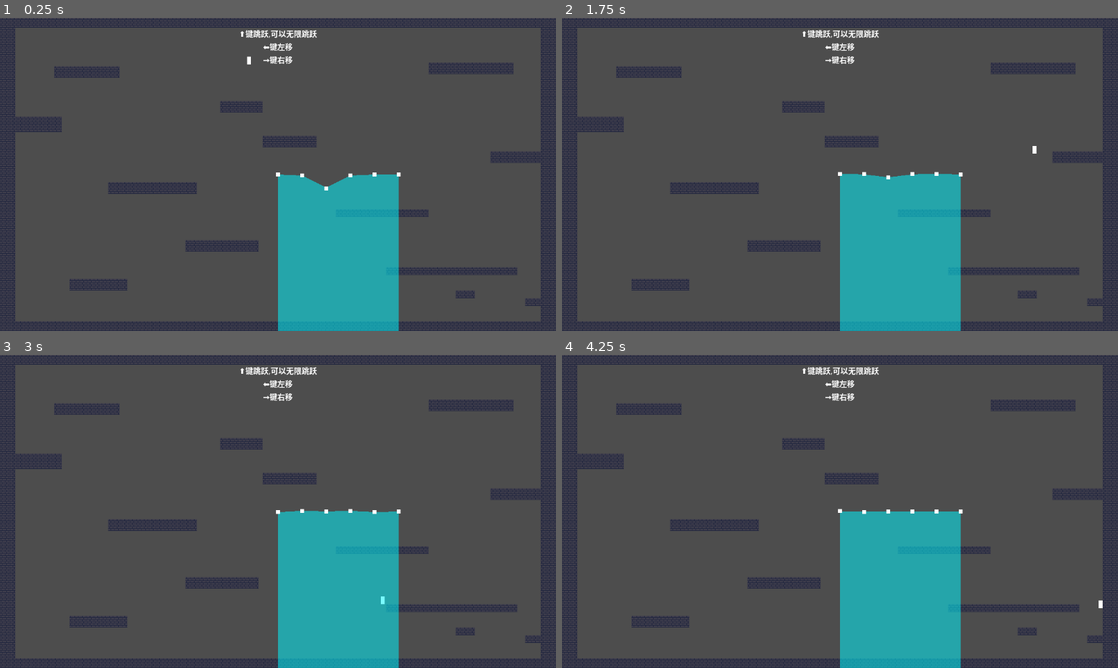
Above: before the commit, frames 1-4 (two rows, left to right).
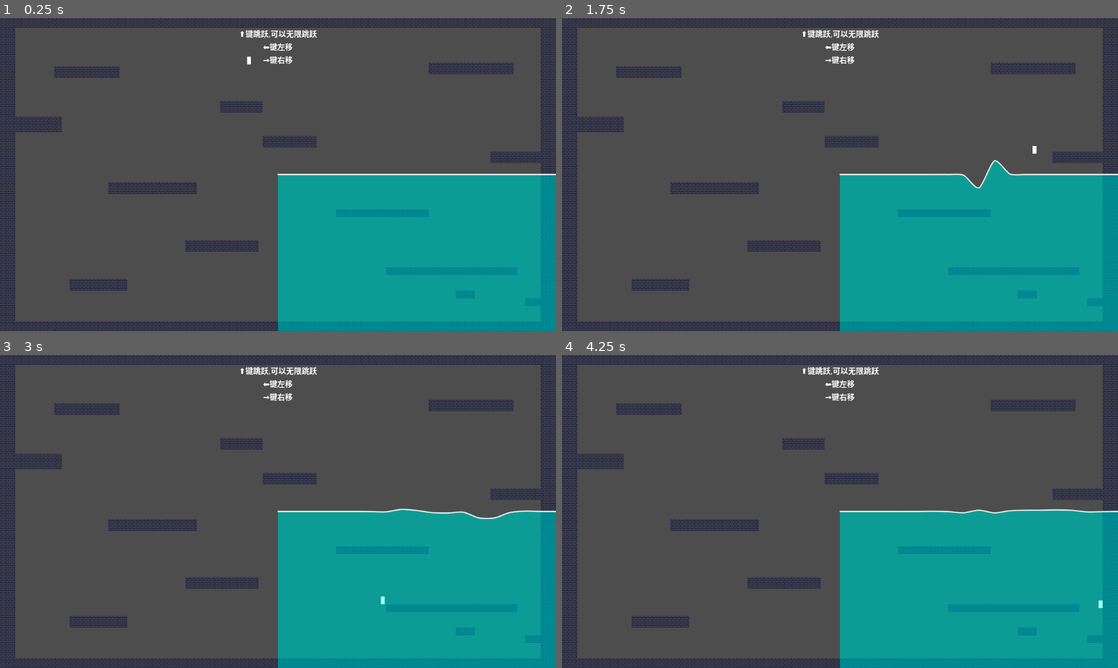
Above: after the commit, the same moments.

Repository: PrimeChuJiang/2d_platform_controler
Game: Godot game, scene res://Scenes/Map/Test/test_map.tscn
Same seed, same stepped clock (60 frames per second), same inputs: the game is played once before the commit and once after it.
Inputs:
- Up to frame 1 (0.25 s): no input
- Up to frame 2 (1.75 s): hold Right (ui_right) from 0.53 s (still down); tap Up (ui_up) at 0.77, 1.52 s
- Up to frame 3 (3 s): release Right (ui_right) at 2.03 s; hold Left (ui_left) 2.03-2.78 s; hold Right (ui_right) from 2.78 s (still down)
- Up to frame 4 (4.25 s): keep holding Right (ui_right); tap Up (ui_up) at 3.02, 3.77 s

The runs differ from the first frame. In frame 1, 15% of the frame differs, in the area x 49-100%, y 49-100%; in frame 2, 15%; in frame 3, 15%; in frame 4, 15%.

Commit message:
水体制作完成

Diff:
--- /dev/null
+++ b/Assets/Shaders/Water/water_body.gdshader
@@ -0,0 +1,24 @@
+shader_type canvas_item;
+
+uniform vec4 tint : source_color = vec4(1.0);
+uniform sampler2D SCREEN_TEXTURE : hint_screen_texture, filter_linear_mipmap;
+
+void vertex() {
+	// Called for every vertex the material is visible on.
+}
+
+void fragment() {
+	// Called for every pixel the material is visible on.
+	vec4 color = texture(SCREEN_TEXTURE, SCREEN_UV);
+
+	color = mix(color, tint, 0.4);
+	color = mix(vec4(0.5), color, 1.4);
+
+
+	COLOR = color;
+}
+
+//void light() {
+//	// Called for every pixel for every light affecting the CanvasItem.
+//	// Uncomment to replace the default light processing function with this one.
+//}
--- a/Scenes/Map/Test/test_map.tscn
+++ b/Scenes/Map/Test/test_map.tscn
@@ -8,6 +8,7 @@
 [ext_resource type="Script" uid="uid://xe0v2icmlmqd" path="res://Scripts/StateMachine/StateNode/ground_node.gd" id="6_rvrhr"]
 [ext_resource type="Script" uid="uid://brvcs8fbfx1yp" path="res://Scripts/TestScripts/ChangeAttribute.gd" id="6_v3cvx"]
 [ext_resource type="PackedScene" uid="uid://ccbarl8htjtjr" path="res://Scenes/Water/WaterBody.tscn" id="8_we2lx"]
+[ext_resource type="Shader" uid="uid://trkls6n38654" path="res://Shaders/PixelAdapter.gdshader" id="9_n3nmi"]
 
 [sub_resource type="Gradient" id="Gradient_rudm6"]
 
@@ -66,6 +67,11 @@
 "states/飞行/position" = Vector2(468, 182)
 transitions = ["Start", "地面状态", SubResource("AnimationNodeStateMachineTransition_n3nmi")]
 graph_offset = Vector2(51, -76)
+
+[sub_resource type="ShaderMaterial" id="ShaderMaterial_o8xmm"]
+shader = ExtResource("9_n3nmi")
+shader_parameter/pixel_size = 4.0
+shader_parameter/mix_sampling = 2
 
 [node name="test_map" type="Node2D"]
 
@@ -91,6 +97,8 @@
 
 [node name="CharacterBody2D" type="CharacterBody2D" parent="."]
 position = Vector2(-63.19, -300)
+collision_layer = 3
+collision_mask = 3
 script = ExtResource("2_r4hj7")
 
 [node name="Sprite2D" type="Sprite2D" parent="CharacterBody2D"]
@@ -214,3 +222,7 @@
 anim_player = NodePath("../AnimationPlayer")
 
 [node name="WaterBody" parent="." instance=ExtResource("8_we2lx")]
+material = SubResource("ShaderMaterial_o8xmm")
+spring_number = 30
+depth = 50.0
+border_thickness = 1.0
--- a/Scenes/Water/WaterBody.tscn
+++ b/Scenes/Water/WaterBody.tscn
@@ -1,10 +1,22 @@
-[gd_scene load_steps=2 format=3 uid="uid://ccbarl8htjtjr"]
+[gd_scene load_steps=6 format=3 uid="uid://ccbarl8htjtjr"]
 
 [ext_resource type="Script" uid="uid://deim5557yvqlv" path="res://Scripts/Water/WaterBody.gd" id="1_c5ouh"]
+[ext_resource type="Shader" uid="uid://nxymd18x6s7s" path="res://Assets/Shaders/Water/water_body.gdshader" id="2_c5ouh"]
+[ext_resource type="Script" uid="uid://dbgd0ytnj1kyx" path="res://Scripts/smooth_path_modified.gd" id="3_e0lva"]
+
+[sub_resource type="ShaderMaterial" id="ShaderMaterial_e0lva"]
+shader = ExtResource("2_c5ouh")
+shader_parameter/tint = Color(0, 1, 0.95, 1)
+
+[sub_resource type="Curve2D" id="Curve2D_e0lva"]
 
 [node name="WaterBody" type="Node2D"]
 script = ExtResource("1_c5ouh")
-distance_between_springs = 50
 
 [node name="WaterPolygon" type="Polygon2D" parent="."]
-color = Color(0, 0.966667, 1, 0.52549)
+material = SubResource("ShaderMaterial_e0lva")
+
+[node name="WaterBorder" type="Path2D" parent="."]
+curve = SubResource("Curve2D_e0lva")
+script = ExtResource("3_e0lva")
+metadata/_custom_type_script = "uid://dbgd0ytnj1kyx"
--- a/Scenes/Water/WaterSpring.tscn
+++ b/Scenes/Water/WaterSpring.tscn
@@ -7,8 +7,21 @@
 atlas = ExtResource("1_guufe")
 region = Rect2(0, 0, 8, 8)
 
+[sub_resource type="RectangleShape2D" id="RectangleShape2D_thl4c"]
+
 [node name="WaterSpring" type="Node2D"]
 script = ExtResource("1_thl4c")
 
 [node name="Sprite2D" type="Sprite2D" parent="."]
+visible = false
 texture = SubResource("AtlasTexture_thl4c")
+
+[node name="Area2D" type="Area2D" parent="."]
+collision_layer = 2
+collision_mask = 2
+
+[node name="CollisionShape2D" type="CollisionShape2D" parent="Area2D"]
+shape = SubResource("RectangleShape2D_thl4c")
+
+[connection signal="body_entered" from="Area2D" to="." method="_on_area_2d_body_entered"]
+[connection signal="body_exited" from="Area2D" to="." method="_on_area_2d_body_exited"]
--- a/Scripts/Water/WaterBody.gd
+++ b/Scripts/Water/WaterBody.gd
@@ -2,6 +2,8 @@
 
 @onready var water_polygon: Polygon2D = $WaterPolygon
 @onready var water_spring : PackedScene = preload("res://Scenes/Water/WaterSpring.tscn")
+@onready var water_border: SmoothPath = $WaterBorder
+
 
 @export var k = 0.015
 @export var d = 0.03
@@ -11,6 +13,8 @@
 # 弹簧个数
 @export var spring_number : int = 6
 @export var depth : float = 1000
+# 水面横截面宽度
+@export var border_thickness = 1.1
 
 var target_height = global_position.y
 var bottom = target_height + depth
@@ -18,14 +22,18 @@
 var passes : float = 8
 
 func _ready() -> void:
+	water_border.width = border_thickness
+
 	for i in range(spring_number):
 		var x_position : float = distance_between_springs * i
 		var w : WaterSpring = water_spring.instantiate()
 		add_child(w)
 		springs.append(w)
-		w.initialize(x_position)
+		w.initialize(x_position, i)
+		w.set_collision_width(distance_between_springs)
+		w.splash.connect(splash)
 
-	splash(2, 5)
+	#splash(2, 5)
 
 func _physics_process(delta: float) -> void:
 	for item in springs:
@@ -45,6 +53,7 @@
 			if i < springs.size()-1:
 				right_deltas[i] = spread * (springs[i].height - springs[i+1].height)
 				springs[i+1].velocity += right_deltas[i]
+	new_border()
 	draw_water_body()
 
 func splash(index, speed):
@@ -52,18 +61,31 @@
 		springs[index].velocity += speed
 
 func draw_water_body():
-	var surface_points = []
-	for i in range(springs.size()):
-		surface_points.append(springs[i].position)
+	var curve : Curve2D = water_border.curve
+	var points = Array(curve.get_baked_points())
+
+	var water_polygon_points = points
 
 	var first_index = 0
 	var last_index = springs.size()-1
 
-	var water_polygon_points = surface_points
 
-	water_polygon_points.append(Vector2(surface_points[last_index].x, bottom))
-	water_polygon_points.append(Vector2(surface_points[first_index].x, bottom))
+	water_polygon_points.append(Vector2(water_polygon_points[last_index].x, bottom))
+	water_polygon_points.append(Vector2(water_polygon_points[first_index].x, bottom))
 
 	water_polygon_points = PackedVector2Array(water_polygon_points)
 
 	water_polygon.set_polygon(water_polygon_points)
+
+func new_border():
+	var curve : Curve2D = Curve2D.new().duplicate()
+	var surface_points : Array[Vector2] = []
+	for i in range(springs.size()):
+		surface_points.append(springs[i].position)
+
+	for i in range(surface_points.size()):
+		curve.add_point(surface_points[i])
+
+	water_border.curve = curve
+	water_border.smooth(true)
+	water_border.queue_redraw()
--- a/Scripts/Water/WaterSpring.gd
+++ b/Scripts/Water/WaterSpring.gd
@@ -1,6 +1,8 @@
 extends Node2D
 
 class_name WaterSpring
+
+@onready var collision_shape_2d: CollisionShape2D = $Area2D/CollisionShape2D
 
 # 弹簧当前的速度
 var velocity : float = 0
@@ -9,8 +11,15 @@
 
 var height : float = 0
 
+var index = 0
+
+var motion_factor = 0.01
+
+signal splash
 # 弹簧的自然位置
 var target_height : float = 0
+
+var collided_with = null
 
 func water_update(sprint_constant : float, dampening : float):
 	# 更新当前帧点位置
@@ -28,8 +37,28 @@
 	#print(velocity)
 	position.y += velocity
 
-func initialize(x_position : float):
+func initialize(x_position : float, id: int):
 	height = position.y
 	target_height = position.y
 	velocity = 0
 	position.x = x_position
+	index = id
+
+func set_collision_width(value):
+	var size : Vector2 = collision_shape_2d.shape.get_size()
+	var new_extents = Vector2(value, size.y)
+	collision_shape_2d.shape.set_size(new_extents)
+
+
+
+func _on_area_2d_body_entered(body: Node2D) -> void:
+
+	if body == collided_with : return
+	collided_with = body
+	var speed = body.velocity.y * motion_factor
+	emit_signal("splash", index, speed)
+	pass # Replace with function body.
+
+
+func _on_area_2d_body_exited(body: Node2D) -> void:
+	collided_with = null
--- /dev/null
+++ b/Scripts/smooth_path_modified.gd
@@ -0,0 +1,58 @@
+@tool
+class_name SmoothPath
+extends Path2D
+
+@export var spline_length : float = 8
+@export var _smooth : bool :
+	set(value):
+		_smooth = value
+		smooth(value)
+	get:
+		return _smooth
+
+@export var _straighten : bool :
+	set(value):
+		_straighten = value
+		straighten(value)
+	get:
+		return _straighten
+@export var color : Color = Color(1,1,1,1)
+var width = 8
+
+func straighten(value):
+	if not value: return
+	for i in range(curve.get_point_count()):
+		curve.set_point_in(i, Vector2())
+		curve.set_point_out(i, Vector2())
+
+func smooth(value):
+	if not value: return
+
+	var point_count = curve.get_point_count()
+	for i in point_count:
+		if i >0 and i < point_count-1:
+			var spline = _get_spline(i)
+			curve.set_point_in(i, -spline)
+			curve.set_point_out(i, spline)
+
+func _get_spline(i):
+
+	var last_point = _get_point(i - 1)
+	var next_point = _get_point(i + 1)
+	var spline = last_point.direction_to(next_point) * spline_length
+	return spline
+
+func _get_point(i):
+	var point_count = curve.get_point_count()
+	i = wrapi(i, 0, point_count )
+	if i >1 and i < point_count-1:
+		return curve.get_point_position(i)
+	elif i <= 1:
+		return Vector2(curve.get_point_position(1).x - spline_length,curve.get_point_position(1).y)
+	elif i >= point_count-1:
+		return Vector2(curve.get_point_position(point_count-1).x + spline_length,curve.get_point_position(point_count-1).y)
+
+func _draw():
+	var points = curve.get_baked_points()
+	if points:
+		draw_polyline(points, color, width, true)
--- /dev/null
+++ b/Shaders/PixelAdapter.gdshader
@@ -0,0 +1,67 @@
+shader_type canvas_item;
+
+uniform float pixel_size : hint_range(4.0, 16.0) = 4.0;
+uniform int mix_sampling : hint_range(0, 2) = 0;
+
+varying float theta;
+varying vec2 block_size;
+
+vec2 get_neighbor_uv(int index, vec2 uv) {
+	switch (index) {
+		case 0:
+			return vec2(uv.x, uv.y + block_size.y);
+		case 1:
+			return vec2(uv.x, uv.y - block_size.y);
+		case 2:
+			return vec2(uv.x + block_size.x, uv.y);
+		case 3:
+			return vec2(uv.x - block_size.x, uv.y);
+		case 4:
+			return vec2(uv.x + block_size.x, uv.y + block_size.y);
+		case 5:
+			return vec2(uv.x + block_size.x, uv.y - block_size.y);
+		case 6:
+			return vec2(uv.x - block_size.x, uv.y + block_size.y);
+		case 7:
+			return vec2(uv.x - block_size.x, uv.y - block_size.y);
+		default:
+			return uv;
+	}
+}
+
+void vertex() {
+	theta = atan(MODEL_MATRIX[0][1], MODEL_MATRIX[0][0]);
+	block_size = vec2(pixel_size * TEXTURE_PIXEL_SIZE.x / length(MODEL_MATRIX[0].xy),
+				 pixel_size * TEXTURE_PIXEL_SIZE.y / length(MODEL_MATRIX[1].xy));
+}
+
+void fragment() {
+	mat2 rotation = mat2(vec2(cos(theta), sin(theta)), vec2(-sin(theta), cos(theta)));
+	mat2 inverse_rotation = mat2(vec2(cos(theta), -sin(theta)), vec2(sin(theta), cos(theta)));
+
+	vec2 uv = inverse_rotation * (floor(rotation * ((UV - 0.5) / block_size)) + 0.5) * block_size + 0.5;
+	vec4 color = texture(TEXTURE, uv);
+
+	if (mix_sampling > 0) {
+		vec4 min_color = texture(TEXTURE, get_neighbor_uv(0, uv));
+		float min_difference = length(color - min_color);
+		for (int i = 1; i < 4 * mix_sampling; i++) {
+			vec4 neighbor_color = texture(TEXTURE, get_neighbor_uv(i, uv));
+			float difference = length(color - neighbor_color);
+			if (difference < min_difference) {
+				min_color = neighbor_color;
+				min_difference = difference;
+			}
+		}
+		color = min_color;
+	}
+
+	float cut_x = max(abs(rotation[0][0] + rotation[0][1]), abs(inverse_rotation[0][0] + inverse_rotation[0][1])) * block_size.x * 0.5;
+	float cut_y = max(abs(rotation[1][0] + rotation[1][1]), abs(inverse_rotation[1][0] + inverse_rotation[1][1])) * block_size.y * 0.5;
+	if (uv.x < cut_x || uv.x > 1.0 - cut_x || uv.y < cut_y || uv.y > 1.0 - cut_y)
+		color.a = 0.0;
+	else
+		color.a = step(0.5, color.a);
+
+	COLOR = color;
+}
Not shown, added: Assets/Shaders/Water/water_body.gdshader.uid
Not shown: 1 places in Scenes/Map/Test/test_map.tscn that only renumber resources
Not shown: 1 places in Scenes/Water/WaterSpring.tscn that only renumber resources
Not shown, added: Scripts/smooth_path_modified.gd.uid
Not shown, added: Shaders/PixelAdapter.gdshader.uid
